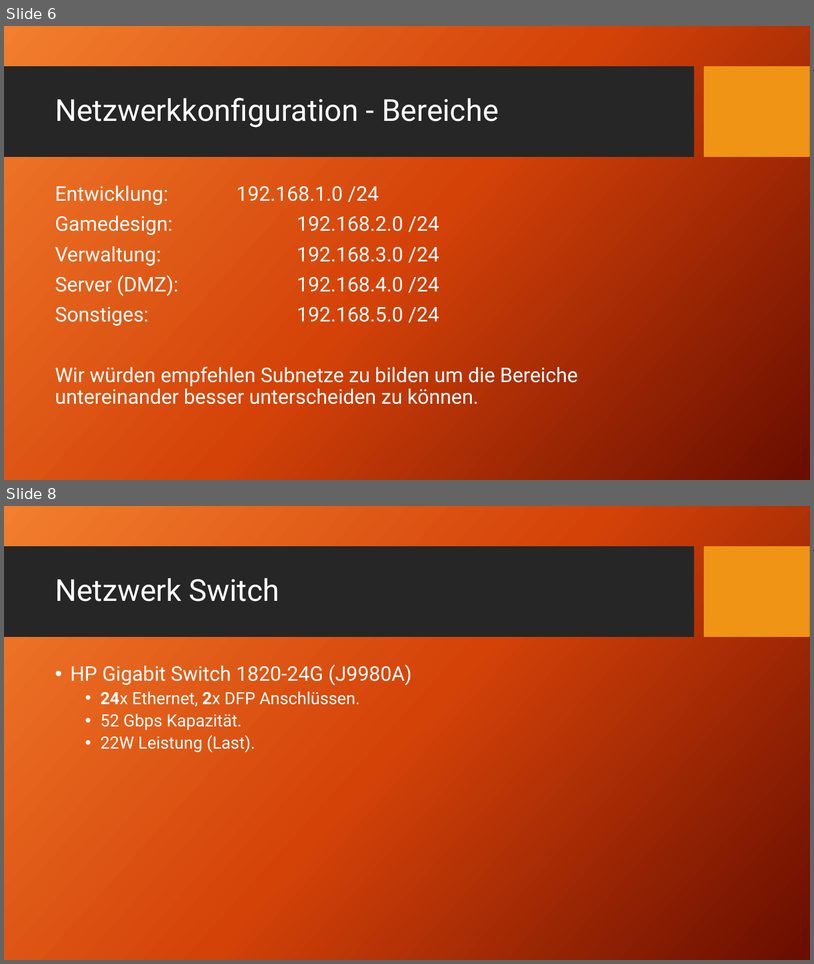
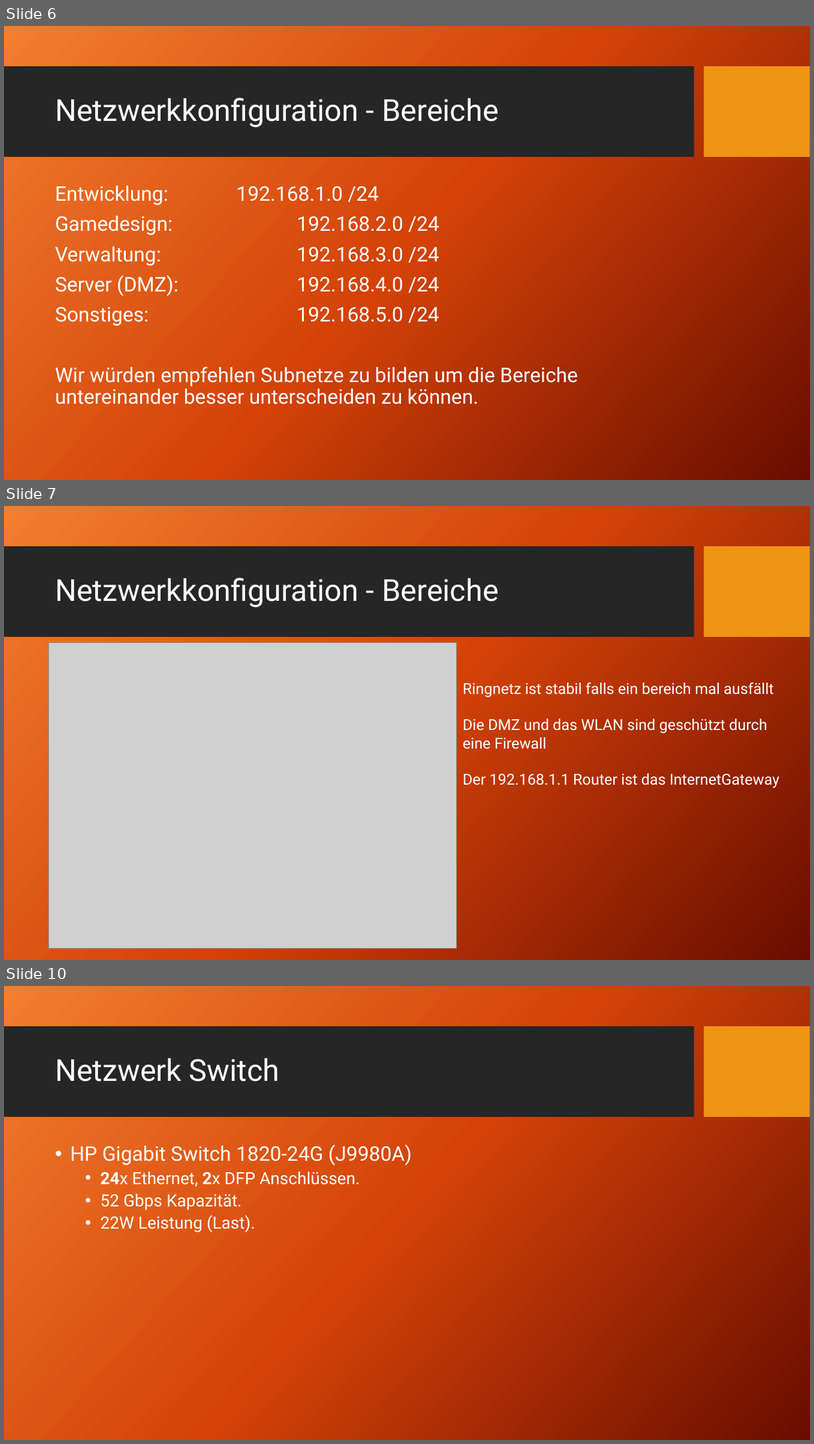
Before and after one commit to HaJaReDeluxe/mintBerryCrunchGames, a slide deck: Angebot für mintBerryCrunchGames GmbH.pptx. Shown one above the other, each under a label of ours: slides 6 and 8 before the commit, slides 6, 7 and 10 after it; the slides between them are not shown. The pictures are 814x964 and 814x1444 pixels, drawn with LibreOffice and Linux fonts; fonts in the diff are those of the drawing; grey boxes stand for pictures; background and template pictures are left out. Boxes give left, top, right and bottom in pixels: in the first picture for what was removed or moved away, otherwise in the second. Text is boxed around its words. In the diff, an @@ line names an element or a change of style, - is before the commit and + after.

```diff
--- a/Angebot für mintBerryCrunchGames GmbH.pptx
+++ b/Angebot für mintBerryCrunchGames GmbH.pptx
@@ slide 7 added at bbox=[4, 506, 810, 960], background picture (left out); not listed: 2 template elements that a slide beside it also shows @@
@@ title added at bbox=[55, 577, 499, 607], 36 pt, text #FFFFFF @@
+Netzwerkkonfiguration - Bereiche
@@ picture added at bbox=[49, 642, 456, 948] @@
@@ text added at bbox=[463, 682, 780, 788], 18 pt, text #FFFFFF @@
+Ringnetz ist stabil falls ein bereich mal ausfällt
+Die DMZ und das WLAN sind geschützt durch eine Firewall
+Der 192.168.1.1 Router ist das InternetGateway
@@ what was slide 8 is now slide 10 @@
```
Also in this commit, not shown: 1 slide changed, 2 other slides added, 1 slide removed.
